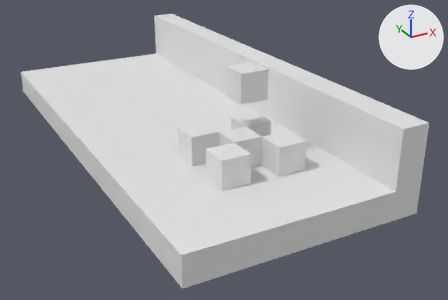
Two versions of the OBJ model Data/Room.obj, one commit apart.
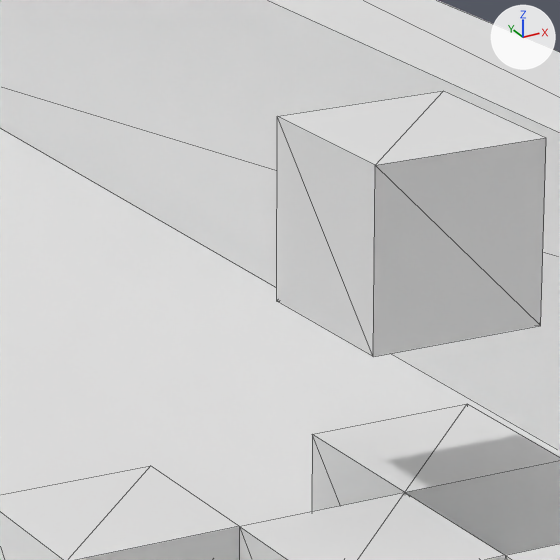
Each version appears first whole from a camera (50 mm lens) standing at (-18.68, -31.78, 18.04) and looking at (2.42, 6.59, -1.15), and next in a close-up on the part from 40% to 60% of the width and 16% to 46% of the height. Arrows for +X, +Y and +Z are at upper right; the lights stay in place. The close-ups show mesh edges as thin lines. Where no turn or scale is listed for an object, it has been applied to the vertices. Vertices at the same position are counted once.

Before the edit, the objects in view are built like this:
```python
me_room = bpy.data.meshes.new('Room')
me_room.from_pydata(...)  # 52 vertices, 92 faces; spans x -8.0..8.0, y -8.0..28.0, z -1.0..7.0
ob_room = bpy.data.objects.new('Room', me_room)
ob_room.location = (0.0, 0.0, 0.0)
```
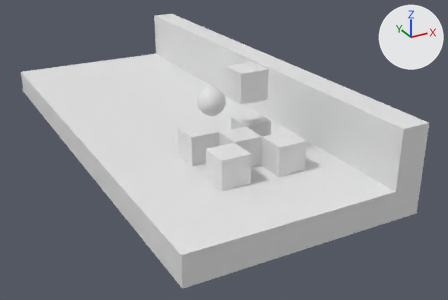
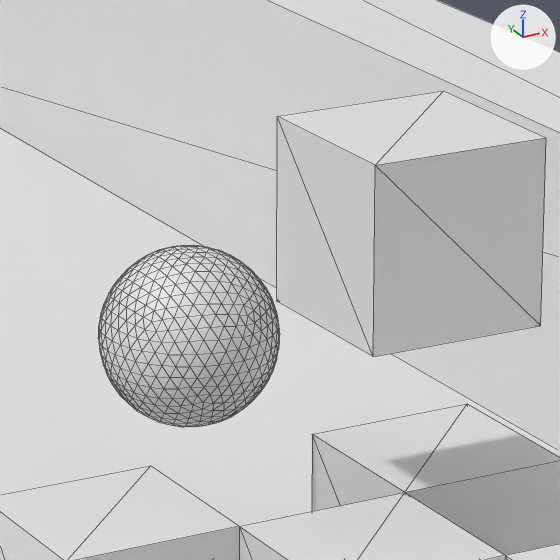
Where the change shows, as pixel boxes [x1, y1, x2, y2] in the close-ups (560 x 560 px):
part 1 of me_room, added: after [98, 245, 280, 427]

The change, as a list of edits to the scene's bpy script:
```text
Change me_room:
    where me_room.from_pydata(...)  # 52 vertices, 92 faces; spans x -8.0..8.0, y -8.0..28.0, z -1.0..7.0
    used by ob_room; location = (0.0, 0.0, 0.0)
    me_room part 1: a new loose piece, an icosphere of 1280 faces spanning x -1.0..1.0, y 3.0..5.0, z 3.0..5.0
```
